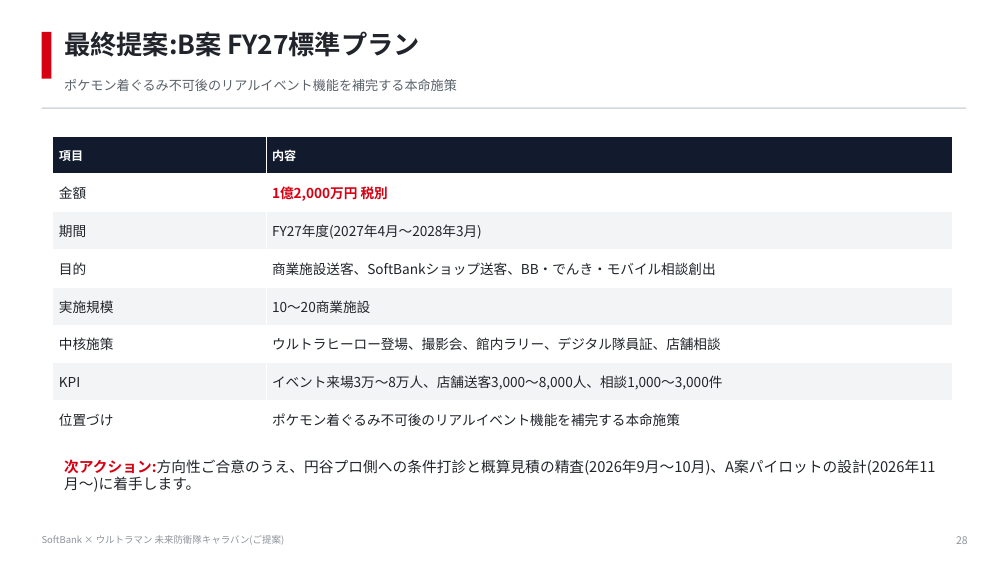
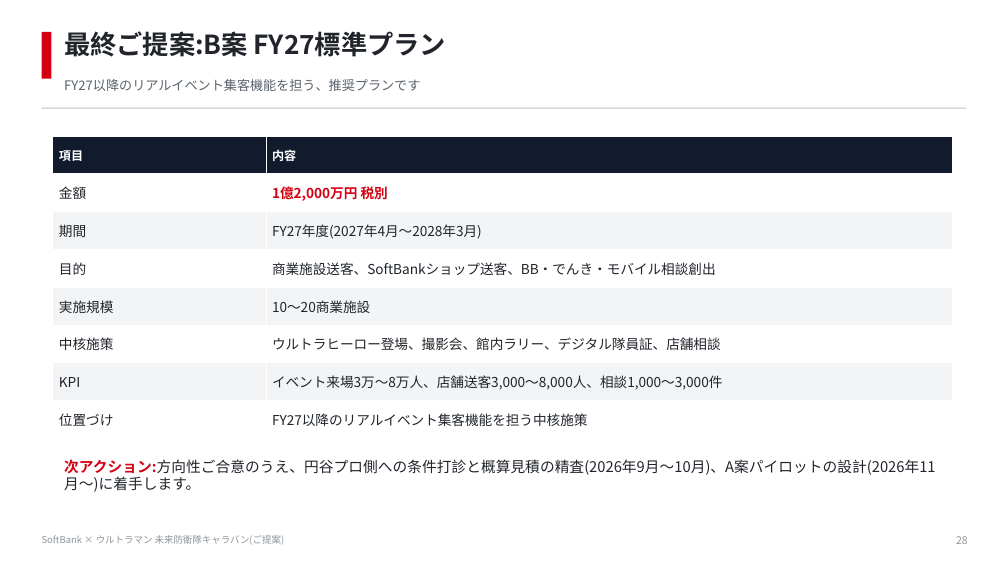
Before and after one commit to hayatoshintani-spe/kessho-lens, a slide deck: slide 28 of docs/proposals/softbank-ultraman-caravan/SoftBank_Ultraman_未来防衛隊キャラバン_提案資料.pptx. Drawn at 1008x567 pixels with LibreOffice and Linux fonts; fonts in the diff are those of the drawing. Boxes give left, top, right and bottom in pixels: in the first picture for what was removed or moved away, otherwise in the second. Text is boxed around its words. In the diff, an @@ line names an element or a change of style, - is before the commit and + after.

```diff
--- a/docs/proposals/softbank-ultraman-caravan/SoftBank_Ultraman_未来防衛隊キャラバン_提案資料.pptx
+++ b/docs/proposals/softbank-ultraman-caravan/SoftBank_Ultraman_未来防衛隊キャラバン_提案資料.pptx
@@ text at (64,31,446,57): text changed @@
-最終提案:B案 FY27標準プラン
+最終ご提案:B案 FY27標準プラン
@@ text at (64,79,420,91): text changed @@
-ポケモン着ぐるみ不可後のリアルイベント機能を補完する本命施策
+FY27以降のリアルイベント集客機能を担う、推奨プランです
@@ table at (53,136,953,439) @@
-row 8, column 2: ポケモン着ぐるみ不可後のリアルイベント機能を補完する本命施策
+row 8, column 2: FY27以降のリアルイベント集客機能を担う中核施策
```
Also in this commit, not shown: 12 other slides changed, 1 other file.
